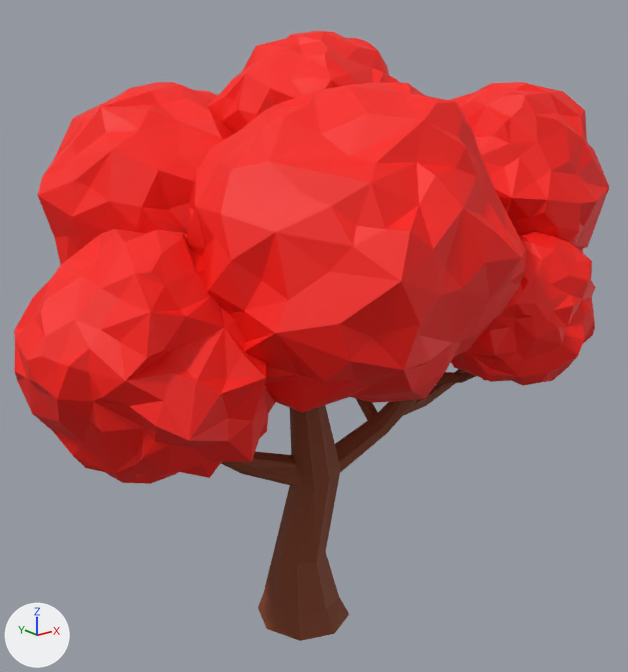
The glTF model assets/burning-tree3.glb as it was, and as the next commit left it.
Rendered twice from a 50 mm camera at (-0.447, -0.574, 0.507) aimed at (0.02, 0.01, 0.273). Every picture has the same lights, and +X, +Y and +Z are marked at lower left. Where no turn or scale is listed for an object, it has been applied to the vertices. Vertices at the same position are counted once.

The first picture shows 'Tree.3'.
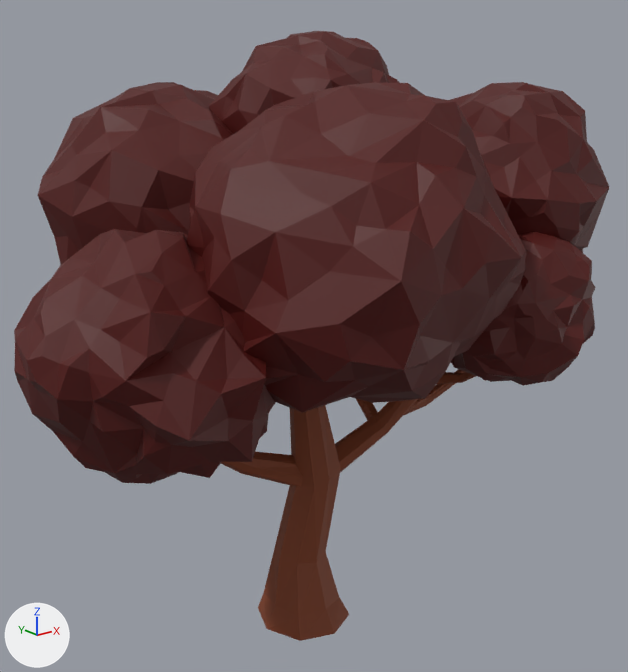
Commit message: Modified the different burning assets + Added simulation.mp4

Pixel boxes [x1, y1, x2, y2] of what changed, in the pictures (628 x 672 px):
part 1 of me_tree_3, recoloured
    both: [14, 31, 609, 484]

Edits to the bpy script that builds the scene:
```text
Add mat_tree_leaves_004:
    mat_tree_leaves_004 = principled_material('Tree_leaves.004')
    mat_tree_leaves_004.base_color = (0.0818, 0.00156, 0.0)  # dark red #510500
    mat_tree_leaves_004.roughness = 0.6
Change me_tree_3:
    where me_tree_3.from_pydata(...)  # 2458 vertices, 4764 faces; spans x -0.262..0.311, y -0.219..0.228, z 0.0..0.533
    used by ob_tree_3; location = (0.0, 0.0, 0.0)
    me_tree_3 part 1: all 4320 faces that had it switch from mat_tree_leaves_001 (red #fb1000) to mat_tree_leaves_004 (dark red #510500)
```
